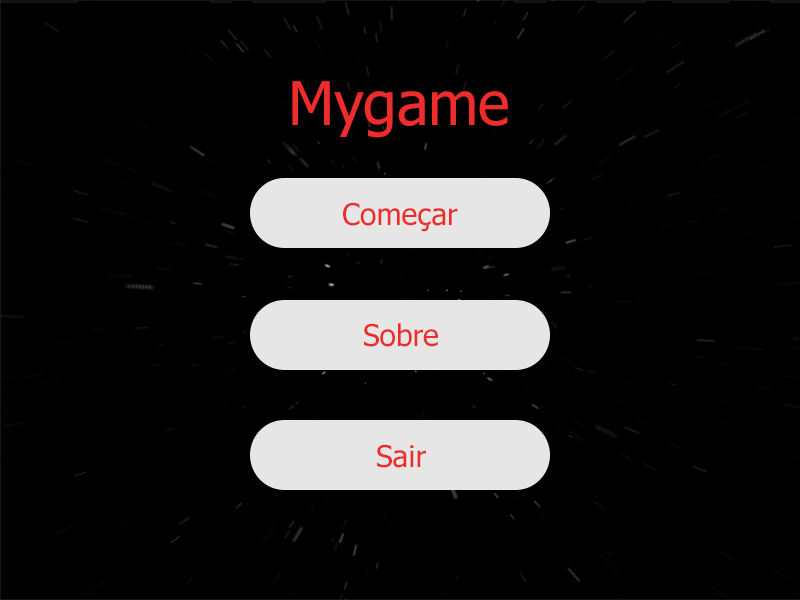
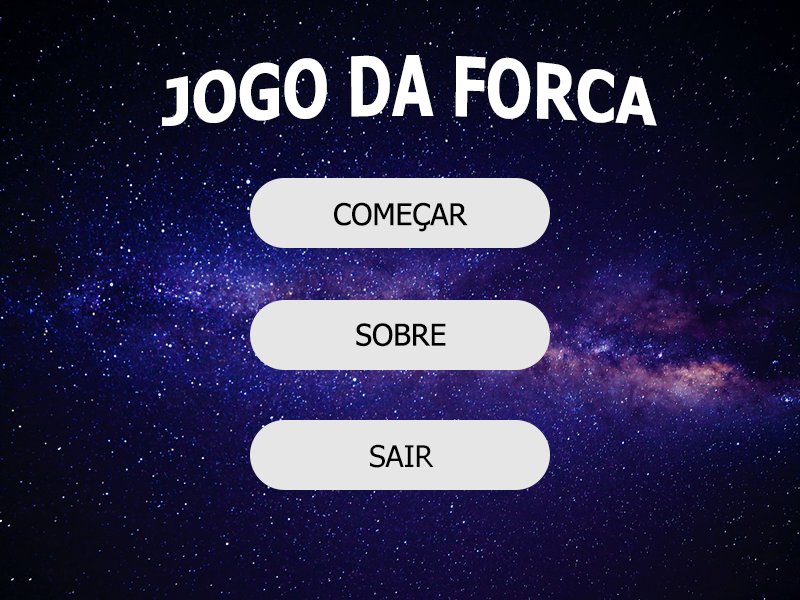
The second 800×600 image is a revision of the first. Changes to its layers:
renamed "Mygame" to "JOGO DA FORCA", painted on it over [162, 55, 657, 138]
renamed "Começar" to "COMEÇAR", painted on it over [334, 202, 468, 232]
renamed "Sobre" to "SOBRE", painted on it over [356, 323, 446, 347]
renamed "Sair" to "SAIR", painted on it over [370, 444, 434, 468]
renamed "Retângulo Arredondado 1" to "começar", moved it above "sobre" over [250, 178, 550, 248]
renamed "Retângulo Arredondado 2 cópia" to "sobre", moved it above "sair" over [250, 300, 550, 370]
painted on "Camada 2" over [0, 0, 800, 600]
